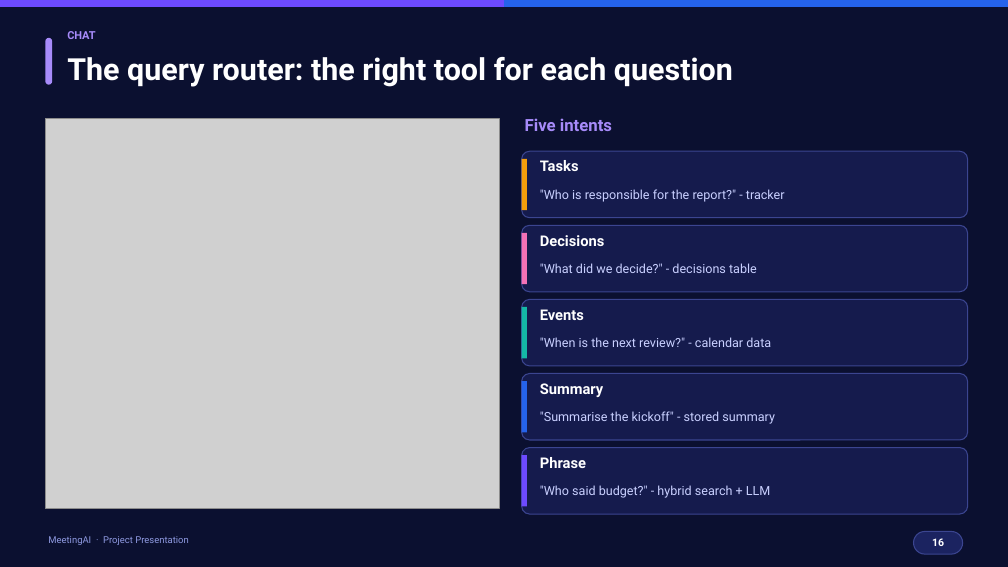
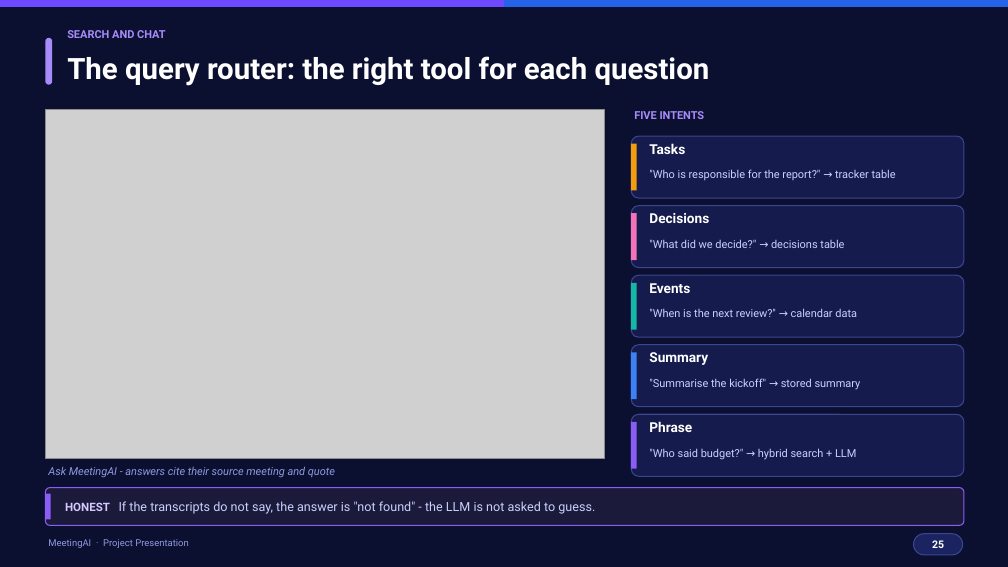
Before and after one commit to nidhitiwari23/Meeting-AI-, a slide deck: slide 25 of docs/MeetingAI_Presentation.pptx (slide 16 before the commit). Drawn at 1008x567 pixels with LibreOffice and Linux fonts; fonts in the diff are those of the drawing; grey boxes stand for pictures. Boxes give left, top, right and bottom in pixels: in the first picture for what was removed or moved away, otherwise in the second. Text is boxed around its words. In the diff, an @@ line names an element or a change of style, - is before the commit and + after.

```diff
--- a/docs/MeetingAI_Presentation.pptx
+++ b/docs/MeetingAI_Presentation.pptx
@@ text "The query router: the right ..." at bbox=[67, 56, 710, 86]: size 29 to 28 pt @@
@@ text at bbox=[67, 30, 166, 38]: text changed @@
-CHAT
+SEARCH AND CHAT
@@ picture: place and size @@
-picture at bbox=[45, 119, 499, 509]
+picture at bbox=[45, 110, 604, 459]
@@ text at bbox=[634, 111, 705, 119]: text changed; size 16 to 10.5 pt @@
-Five intents
+FIVE INTENTS
@@ rounded rectangle: place and size @@
-rounded rectangle at bbox=[522, 151, 968, 218]
+rounded rectangle at bbox=[631, 136, 964, 198]
@@ rectangle: place and size @@
-rectangle at bbox=[522, 159, 527, 210]
+rectangle at bbox=[631, 144, 637, 191]
@@ text "Tasks": place and size @@
-text "Tasks" at bbox=[540, 160, 579, 171]
+text "Tasks" at bbox=[649, 143, 685, 154]
@@ text at bbox=[649, 169, 896, 180]: text changed; size 12 to 10.5 pt @@
-"Who is responsible for the report?" - tracker
+"Who is responsible for the report?" → tracker table
@@ rounded rectangle: place and size @@
-rounded rectangle at bbox=[522, 225, 968, 292]
+rounded rectangle at bbox=[631, 206, 964, 268]
@@ text "Decisions": place and size @@
-text "Decisions" at bbox=[540, 235, 605, 246]
+text "Decisions" at bbox=[649, 213, 709, 223]
@@ rectangle: place and size @@
-rectangle at bbox=[522, 233, 527, 284]
+rectangle at bbox=[631, 213, 637, 260]
@@ text at bbox=[649, 239, 844, 248]: text changed; size 12 to 10.5 pt @@
-"What did we decide?" - decisions table
+"What did we decide?" → decisions table
@@ rounded rectangle: place and size @@
-rounded rectangle at bbox=[522, 299, 968, 366]
+rounded rectangle at bbox=[631, 275, 964, 337]
@@ rectangle: place and size @@
-rectangle at bbox=[522, 307, 527, 358]
+rectangle at bbox=[631, 283, 637, 330]
@@ text "Events": place and size @@
-text "Events" at bbox=[540, 309, 584, 320]
+text "Events" at bbox=[649, 283, 690, 293]
@@ text at bbox=[649, 308, 857, 317]: text changed; size 12 to 10.5 pt @@
-"When is the next review?" - calendar data
+"When is the next review?" → calendar data
@@ rounded rectangle: place and size @@
-rounded rectangle at bbox=[522, 374, 968, 440]
+rounded rectangle at bbox=[631, 345, 964, 407]
@@ rectangle added at bbox=[631, 352, 637, 399], fill #3B82F6 @@
@@ text "Summary": place and size @@
-text "Summary" at bbox=[540, 383, 604, 397]
+text "Summary" at bbox=[649, 352, 708, 365]
@@ rectangle removed at bbox=[522, 381, 527, 433] @@
@@ text at bbox=[649, 378, 861, 390]: text changed; size 12 to 10.5 pt @@
-"Summarise the kickoff" - stored summary
+"Summarise the kickoff" → stored summary
@@ rounded rectangle: place and size @@
-rounded rectangle at bbox=[522, 448, 968, 514]
+rounded rectangle at bbox=[631, 414, 964, 476]
@@ size 14 to 13 pt in 5 elements at bbox=[649, 143, 685, 154], bbox=[649, 213, 709, 223], bbox=[649, 283, 690, 293], bbox=[649, 352, 708, 365], bbox=[649, 421, 692, 432] @@
@@ text "Phrase": place and size @@
-text "Phrase" at bbox=[540, 457, 586, 468]
+text "Phrase" at bbox=[649, 421, 692, 432]
@@ rectangle added at bbox=[631, 422, 637, 469], fill #8B5CF6 @@
@@ text at bbox=[649, 448, 856, 460]: text changed; size 12 to 10.5 pt @@
-"Who said budget?" - hybrid search + LLM
+"Who said budget?" → hybrid search + LLM
@@ text added at bbox=[48, 467, 335, 478], 10.5 pt, text #8E99E0, italic @@
+Ask MeetingAI - answers cite their source meeting and quote
@@ rectangle removed at bbox=[522, 455, 527, 507] @@
@@ rounded rectangle added at bbox=[45, 488, 964, 526], fill #1C1A3A, outline #8B5CF6 1 pt @@
@@ rectangle added at bbox=[45, 494, 51, 520], fill #8B5CF6 @@
@@ text added at bbox=[65, 501, 595, 514], 12 pt, text #C9D0FF @@
+HONEST If the transcripts do not say, the answer is "not found" - the LLM is not asked to guess.
@@ text at bbox=[932, 540, 944, 548]: text changed @@
-16
+25
```
Also in this commit, not shown: 12 other slides changed, 32 slides added, 14 slides removed, 1 other file.
